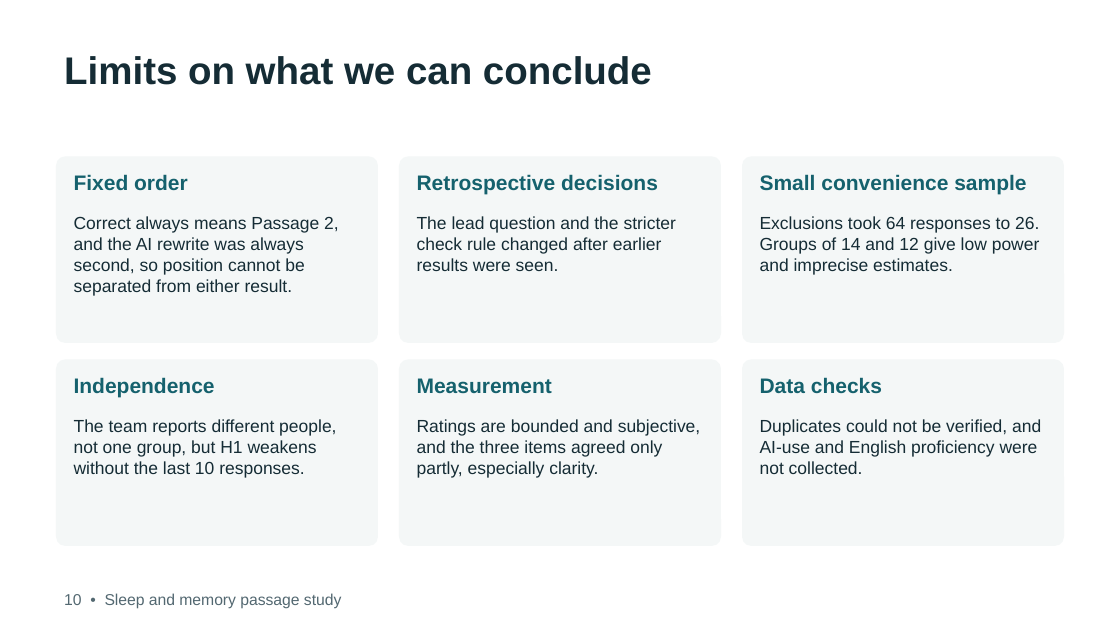
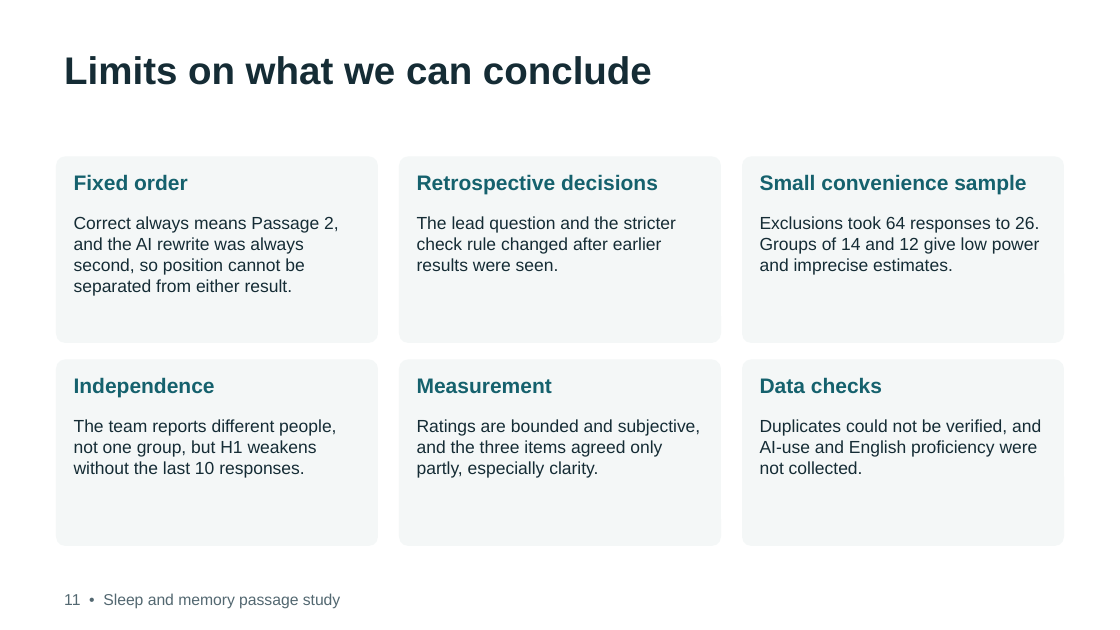
Before and after one commit to debshreechowdhury/sleep-memory-passage-study, a slide deck: slide 11 of presentation/final.pptx (slide 10 before the commit). Drawn at 1120x630 pixels with LibreOffice and Linux fonts; fonts in the diff are those of the drawing. Boxes give left, top, right and bottom in pixels: in the first picture for what was removed or moved away, otherwise in the second. Text is boxed around its words. In the diff, an @@ line names an element or a change of style, - is before the commit and + after.

```diff
--- a/presentation/final.pptx
+++ b/presentation/final.pptx
@@ text at [64,593,340,609]: text changed @@
-10 • Sleep and memory passage study
+11 • Sleep and memory passage study
```
Also in this commit, not shown: 7 other slides changed, 1 slide added, 8 other files.
